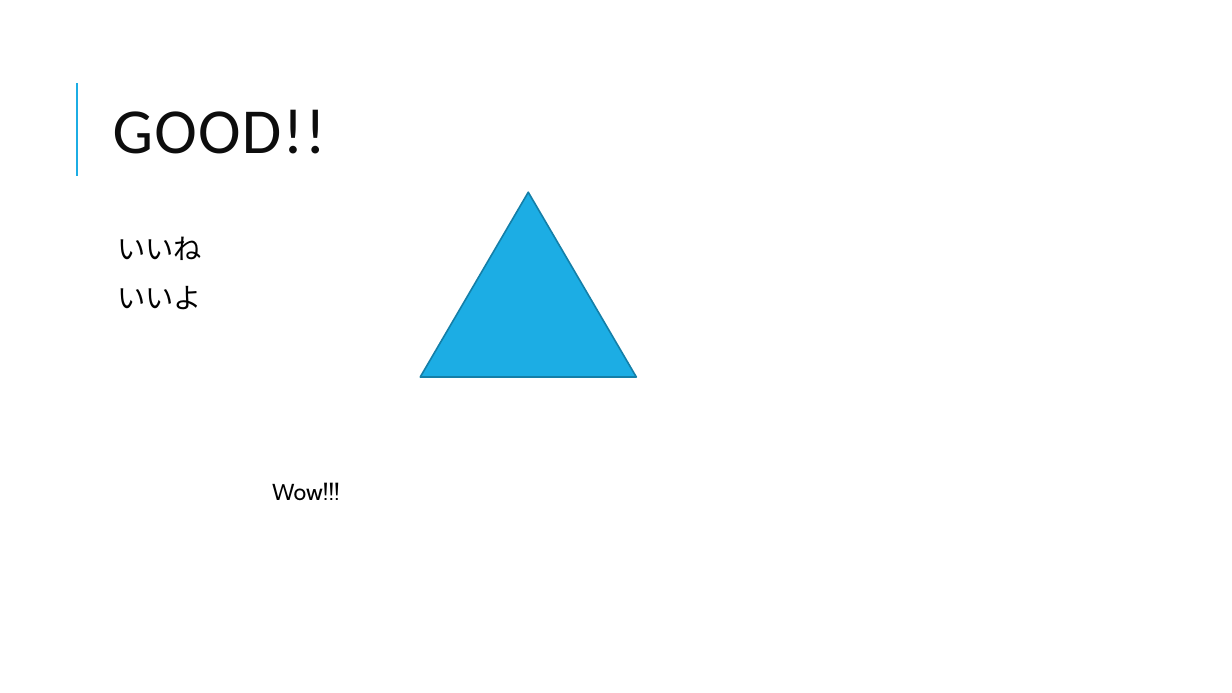
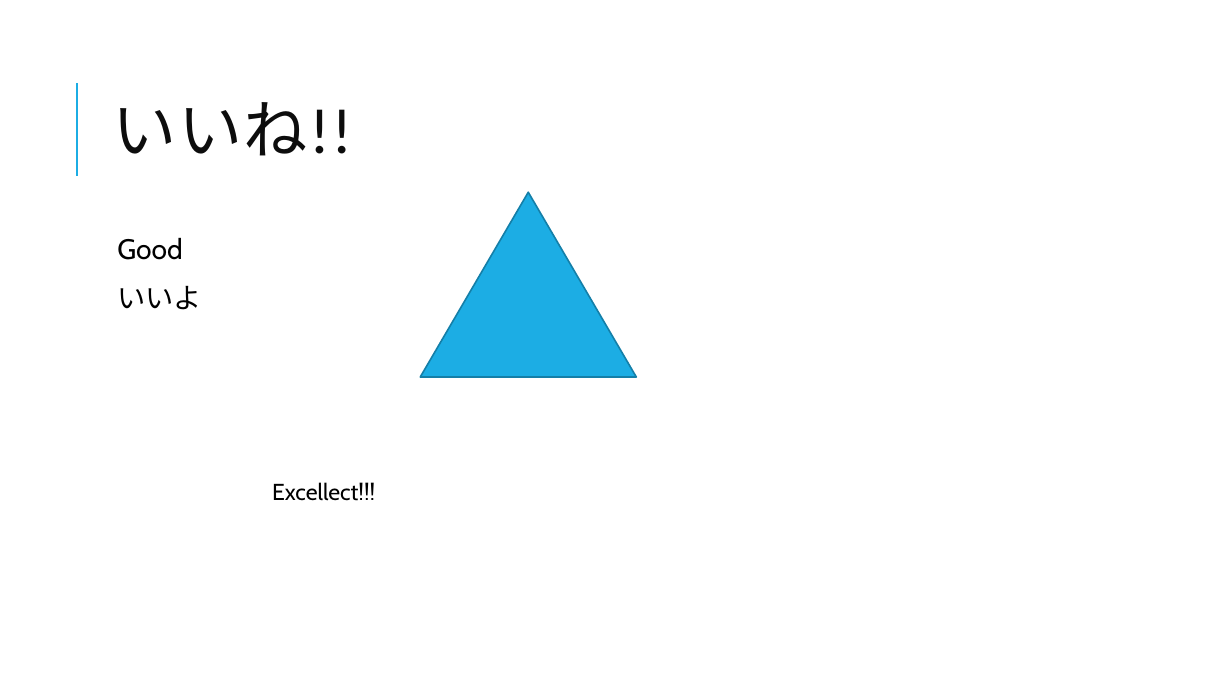
Before and after one commit to RyoWakabayashi/office-examples, a slide deck: slide 2 of example.pptx. Drawn at 1232x693 pixels with LibreOffice and Linux fonts; fonts in the diff are those of the drawing. Boxes give left, top, right and bottom in pixels: in the first picture for what was removed or moved away, otherwise in the second. Text is boxed around its words. In the diff, an @@ line names an element or a change of style, - is before the commit and + after.

```diff
--- a/example.pptx
+++ b/example.pptx
@@ title at (x1=113, y1=102, x2=352, y2=156): text changed @@
-GOOD!!
+いいね!!
@@ text at (x1=117, y1=237, x2=182, y2=260): text changed @@
-  いいね
+  Good
@@ text at (x1=272, y1=482, x2=375, y2=501): text changed @@
-Wow!!!
+Excellect!!!
```
Also in this commit, not shown: 1 other slide changed, 15 other files.
